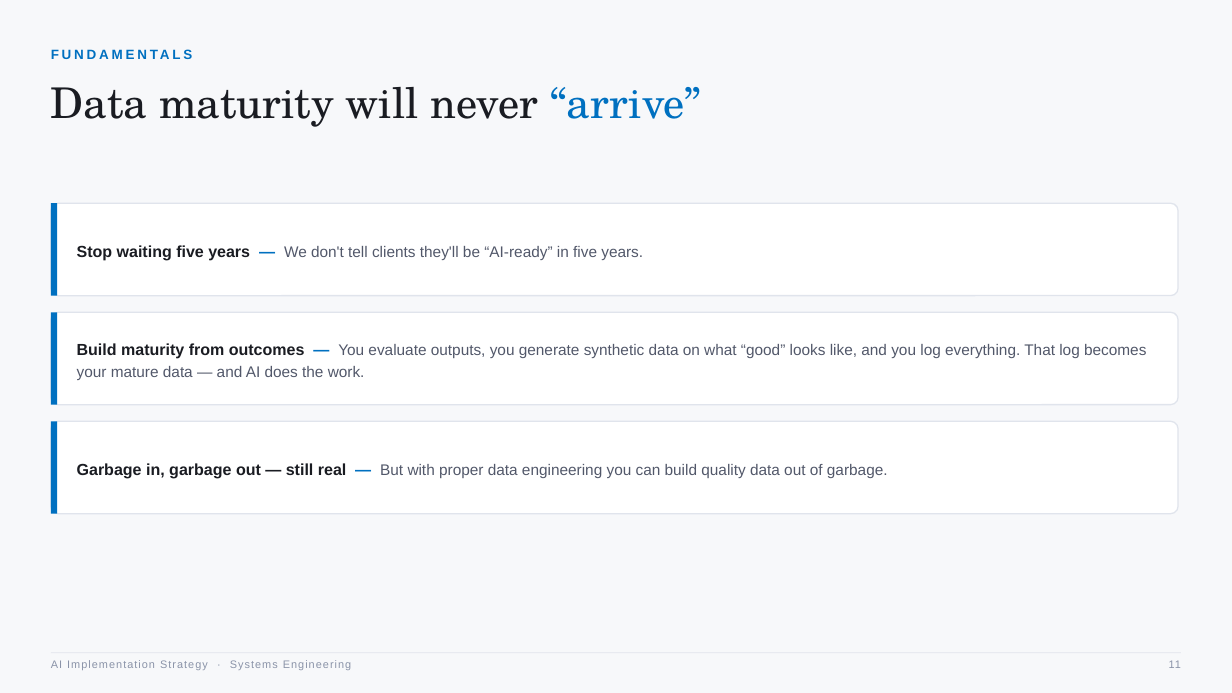
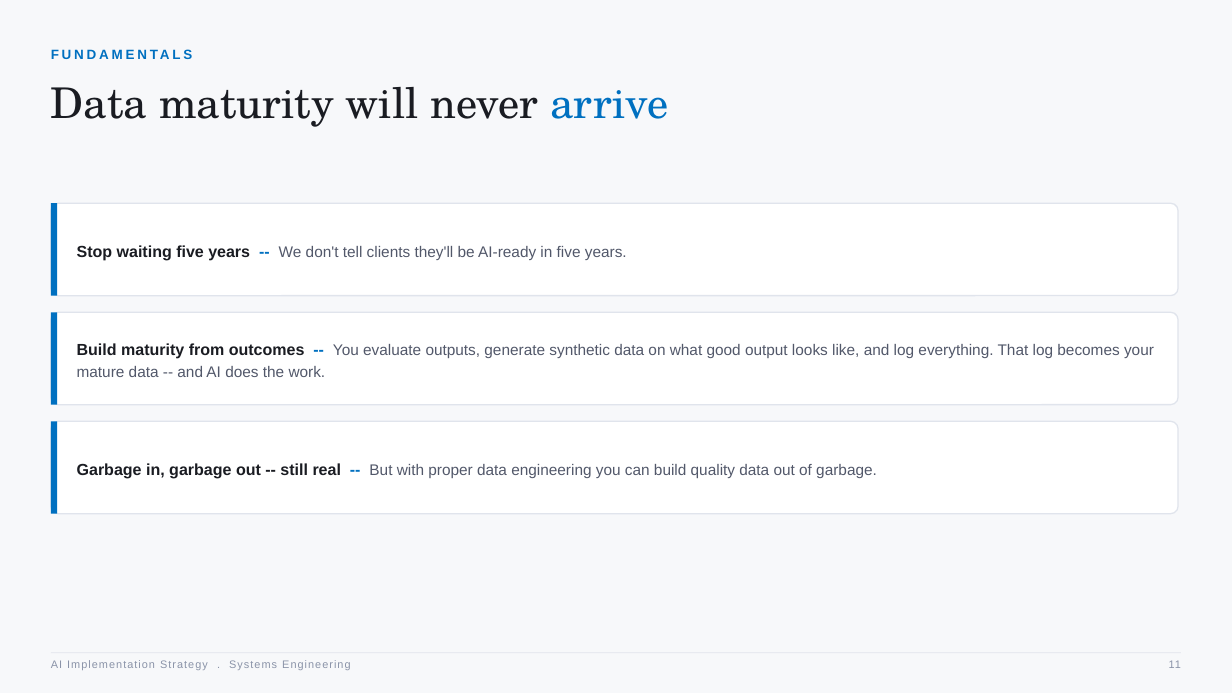
Before and after one commit to betodon96-svg/sai-workflow-app, a slide deck: slide 11 of AI_Implementation_Strategy_SE_Workshop.pptx. Drawn at 1232x693 pixels with LibreOffice and Linux fonts; fonts in the diff are those of the drawing. Boxes give left, top, right and bottom in pixels: in the first picture for what was removed or moved away, otherwise in the second. Text is boxed around its words. In the diff, an @@ line names an element or a change of style, - is before the commit and + after.

```diff
--- a/AI_Implementation_Strategy_SE_Workshop.pptx
+++ b/AI_Implementation_Strategy_SE_Workshop.pptx
@@ text at box(51, 87, 668, 127): text changed @@
-Data maturity will never “arrive”
+Data maturity will never arrive
@@ text at box(77, 245, 627, 261): text changed @@
-Stop waiting five years — We don't tell clients they'll be “AI-ready” in five years.
+Stop waiting five years -- We don't tell clients they'll be AI-ready in five years.
@@ text at box(77, 343, 1154, 377): text changed @@
-Build maturity from outcomes — You evaluate outputs, you generate synthetic data on what “good” looks like, and you log everything. That log becomes your mature data — and AI does the work.
+Build maturity from outcomes -- You evaluate outputs, generate synthetic data on what good output looks like, and log everything. That log becomes your mature data -- and AI does the work.
@@ text at box(77, 463, 877, 479): text changed @@
-Garbage in, garbage out — still real — But with proper data engineering you can build quality data out of garbage.
+Garbage in, garbage out -- still real -- But with proper data engineering you can build quality data out of garbage.
@@ text at box(51, 660, 350, 670): text changed @@
-AI Implementation Strategy · Systems Engineering
+AI Implementation Strategy . Systems Engineering
```
Also in this commit, not shown: 19 other slides changed, 5 slides added, 1 slide removed.
